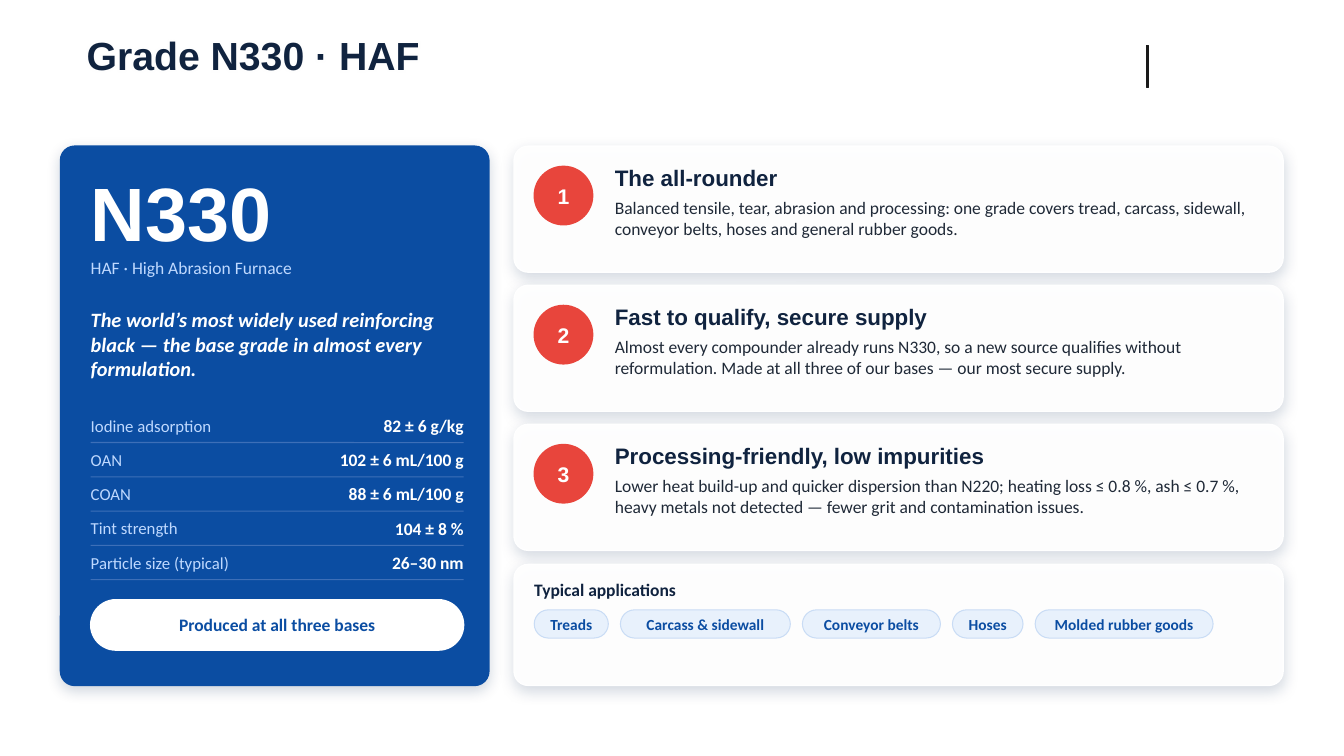
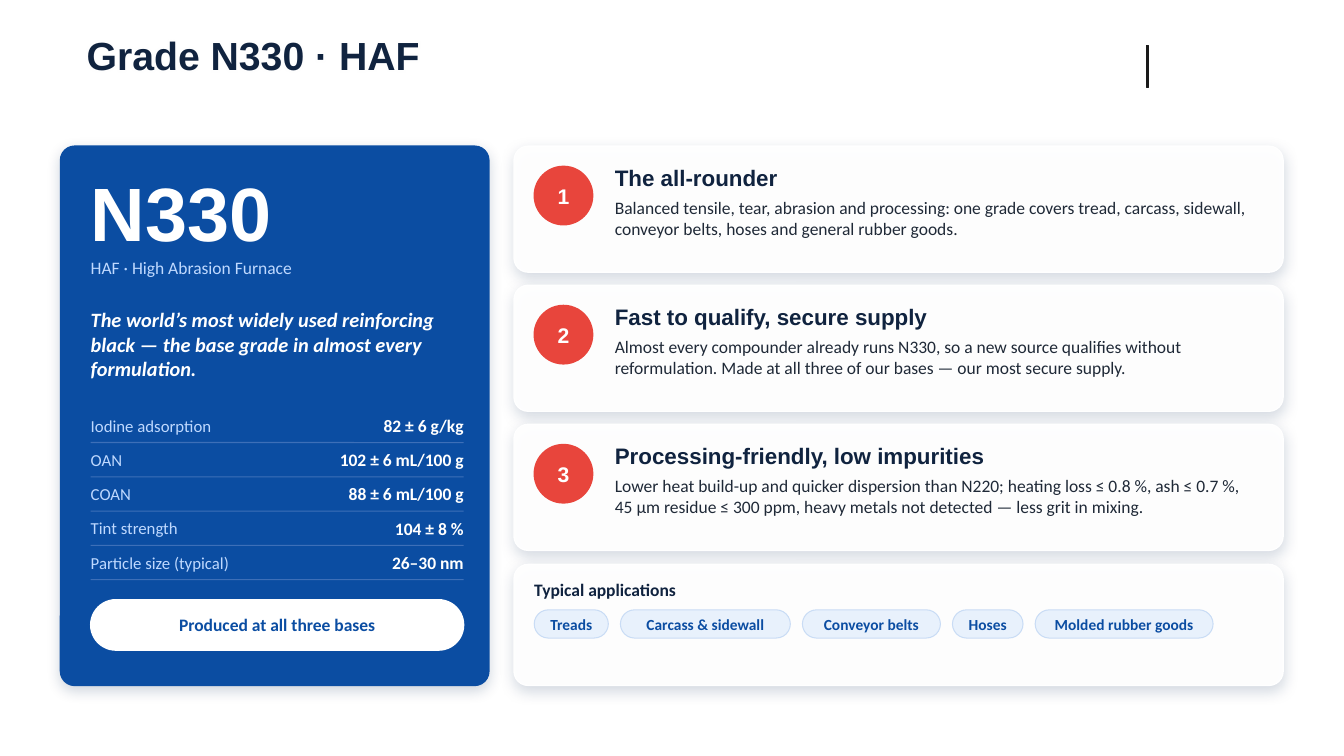
Before and after one commit to smallyinzei/keyuan, a slide deck: slide 15 of Changhong_Carbon_Black_Presentation_EN.pptx. Drawn at 1344x756 pixels with LibreOffice and Linux fonts; fonts in the diff are those of the drawing; background and template pictures are left out. Boxes give left, top, right and bottom in pixels: in the first picture for what was removed or moved away, otherwise in the second. Text is boxed around its words. In the diff, an @@ line names an element or a change of style, - is before the commit and + after.

```diff
--- a/Changhong_Carbon_Black_Presentation_EN.pptx
+++ b/Changhong_Carbon_Black_Presentation_EN.pptx
@@ text at box(615, 480, 1218, 516): text changed @@
-Lower heat build-up and quicker dispersion than N220; heating loss ≤ 0.8 %, ash ≤ 0.7 %, heavy metals not detected — fewer grit and contamination issues.
+Lower heat build-up and quicker dispersion than N220; heating loss ≤ 0.8 %, ash ≤ 0.7 %, 45 µm residue ≤ 300 ppm, heavy metals not detected — less grit in mixing.
```
Also in this commit, not shown: 5 other slides changed.
